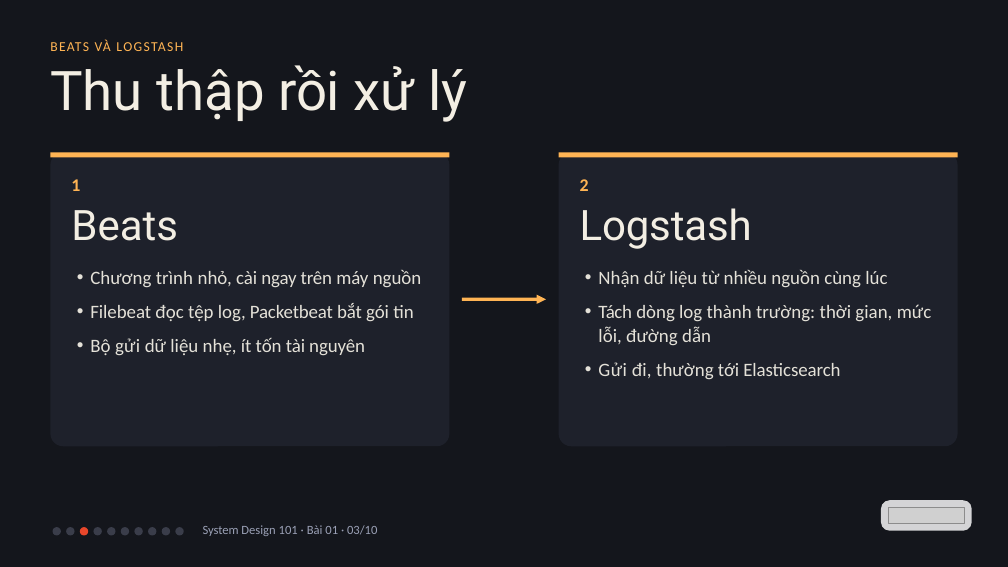
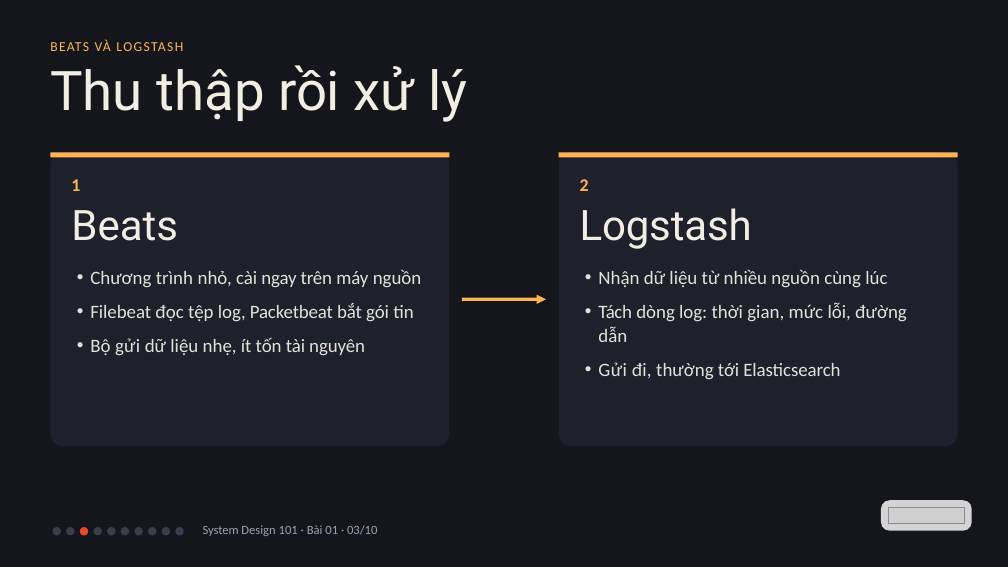
Before and after one commit to vohoailinh90/tool-marketing-studio, a slide deck: slide 3 of system-design-101/vi/lessons/sd-06-001/slides/sd-06-001.pptx. Drawn at 1008x567 pixels with LibreOffice and Linux fonts; fonts in the diff are those of the drawing; grey boxes stand for pictures. Boxes give left, top, right and bottom in pixels: in the first picture for what was removed or moved away, otherwise in the second. Text is boxed around its words. In the diff, an @@ line names an element or a change of style, - is before the commit and + after.

```diff
--- a/system-design-101/vi/lessons/sd-06-001/slides/sd-06-001.pptx
+++ b/system-design-101/vi/lessons/sd-06-001/slides/sd-06-001.pptx
@@ text at <box>598,302,907,342</box>: text changed @@
-• Tách dòng log thành trường: thời gian, mức lỗi, đường dẫn
+• Tách dòng log: thời gian, mức lỗi, đường dẫn
```
Also in this commit, not shown: 3 other slides changed, 1 other file.
